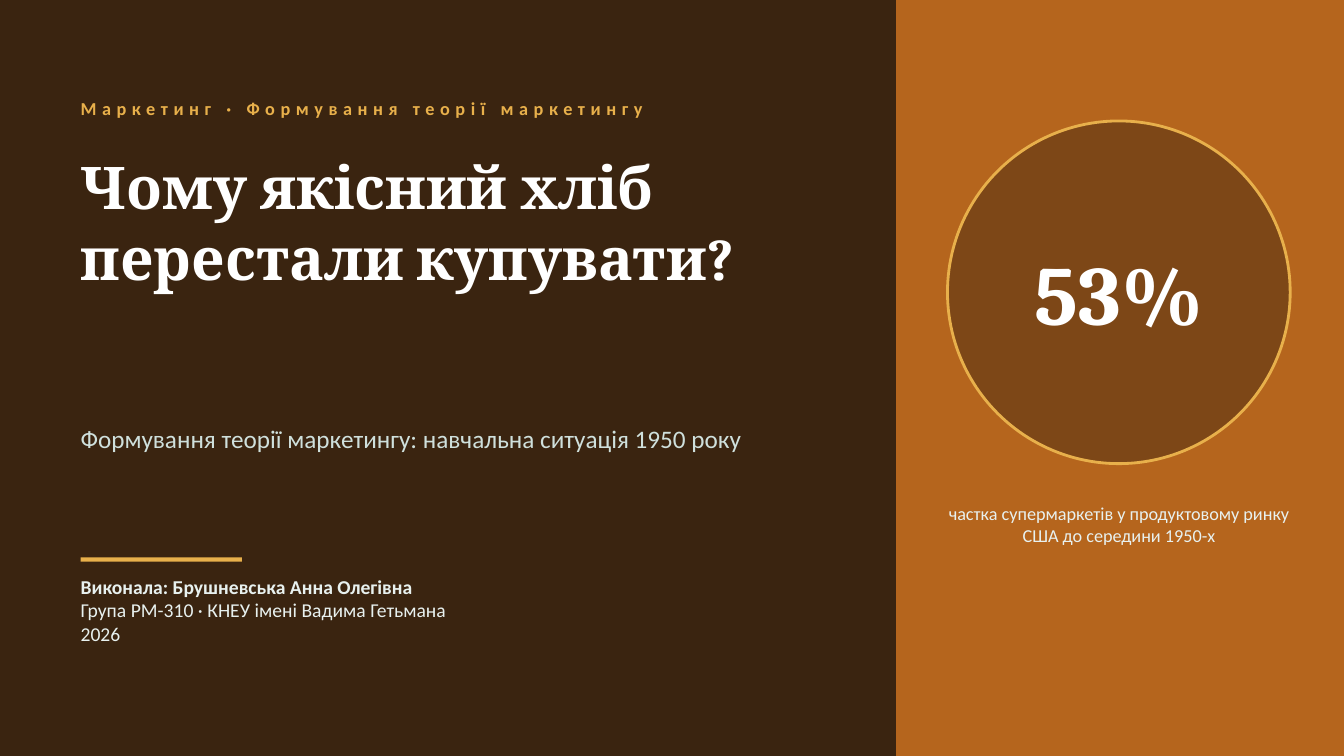
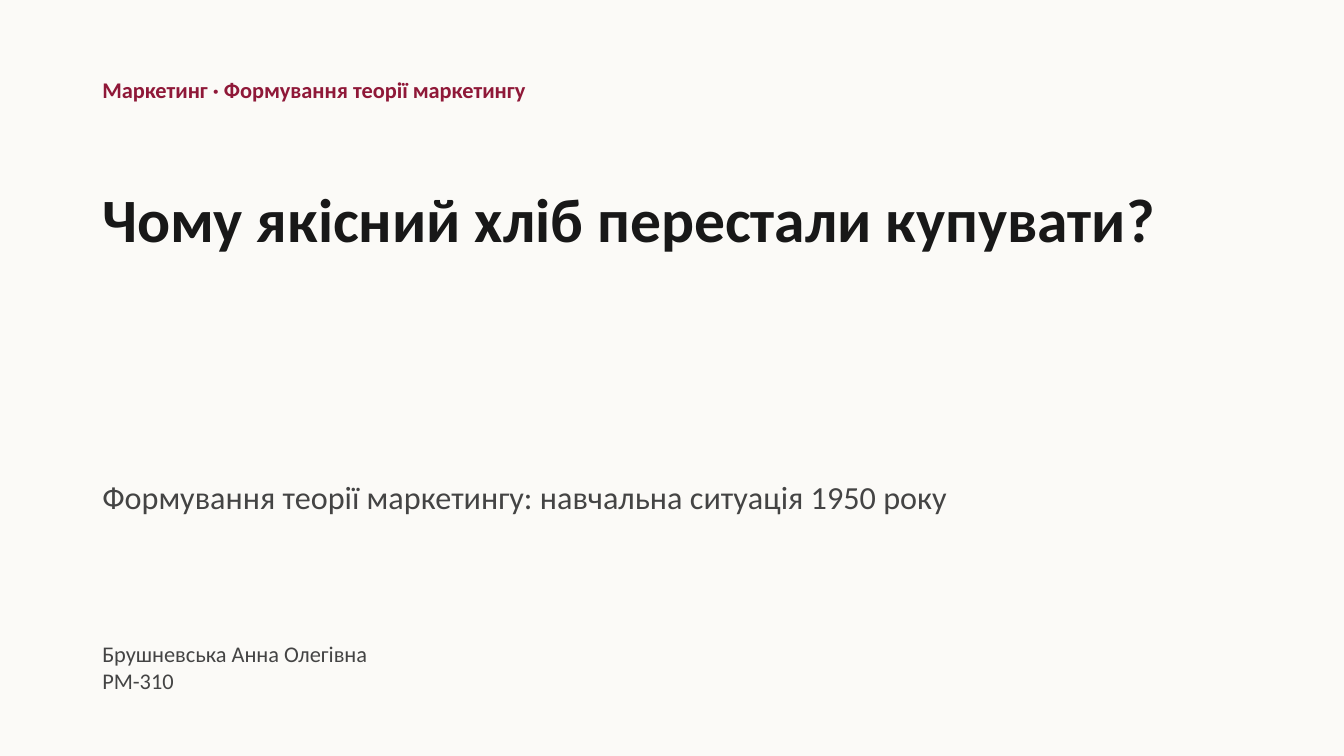
Before and after one commit to Storozh-007/anya-tasks, a slide deck: slide 1 of files/marketing/02_381722_Формування_теорії_маркетингу.pptx. Drawn at 1344x756 pixels with LibreOffice and Linux fonts; fonts in the diff are those of the drawing. Boxes give left, top, right and bottom in pixels: in the first picture for what was removed or moved away, otherwise in the second. Text is boxed around its words. In the diff, an @@ line names an element or a change of style, - is before the commit and + after.

```diff
--- a/files/marketing/02_381722_Формування_теорії_маркетингу.pptx
+++ b/files/marketing/02_381722_Формування_теорії_маркетингу.pptx
@@ background #3A2410 to #FBFAF7 @@
@@ rectangle removed at [897,0,1344,756] @@
@@ text "Маркетинг · Формування теорії маркетингу": place and size @@
-text "Маркетинг · Формування теорії маркетингу" at [81,102,643,118]
+text "Маркетинг · Формування теорії маркетингу" at [102,82,526,102]
@@ text "Маркетинг · Формування теорії маркетингу" at [102,82,526,102]: size 13 to 16 pt, text colour #E8B04B to #8F1838, letter spacing 4 to 0 pt; vertical alignment middle to top @@
@@ ellipse removed at [948,121,1291,464] @@
@@ text "Чому якісний хліб перестали купувати?": place and size @@
-text "Чому якісний хліб перестали купувати?" at [81,163,707,294]
+text "Чому якісний хліб перестали купувати?" at [102,198,1155,252]
@@ text "Чому якісний хліб перестали купувати?" at [102,198,1155,252]: size 42 to 44 pt, font Cambria to Calibri, text colour #FFFFFF to #181818 @@
@@ text removed at [1035,267,1203,327] @@
-53%
@@ text "Формування теорії маркетингу: навчальна ситуація ...": place and size @@
-text "Формування теорії маркетингу: навчальна ситуація ..." at [81,430,741,452]
+text "Формування теорії маркетингу: навчальна ситуація ..." at [102,487,946,515]
@@ text "Формування теорії маркетингу: навчальна ситуація ..." at [102,487,946,515]: size 18 to 23 pt, text colour #CFE0DC to #444444 @@
@@ text removed at [949,507,1289,545] @@
-частка супермаркетів у продуктовому ринку США до середини 1950-х
@@ line removed from (81, 560) to (242, 560) @@
@@ text at [102,646,367,689]: text changed; size 14 to 16 pt; text colour #E8F1EF to #444444 @@
-Виконала: Брушневська Анна Олегівна
-Група РМ-310 · КНЕУ імені Вадима Гетьмана
-2026
+Брушневська Анна Олегівна
+РМ-310
```
Also in this commit, not shown: 14 other slides changed, 4 slides removed, 47 other files.
